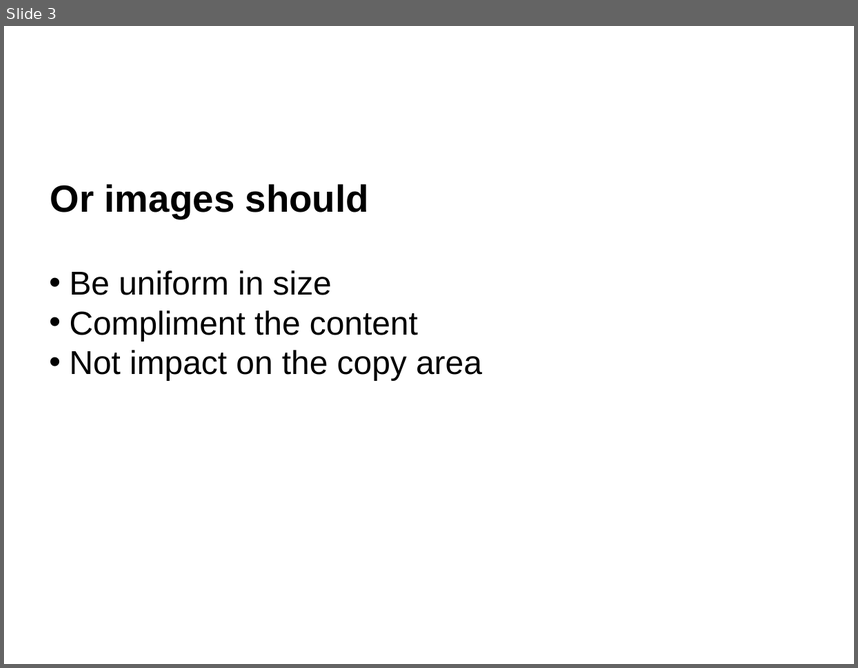
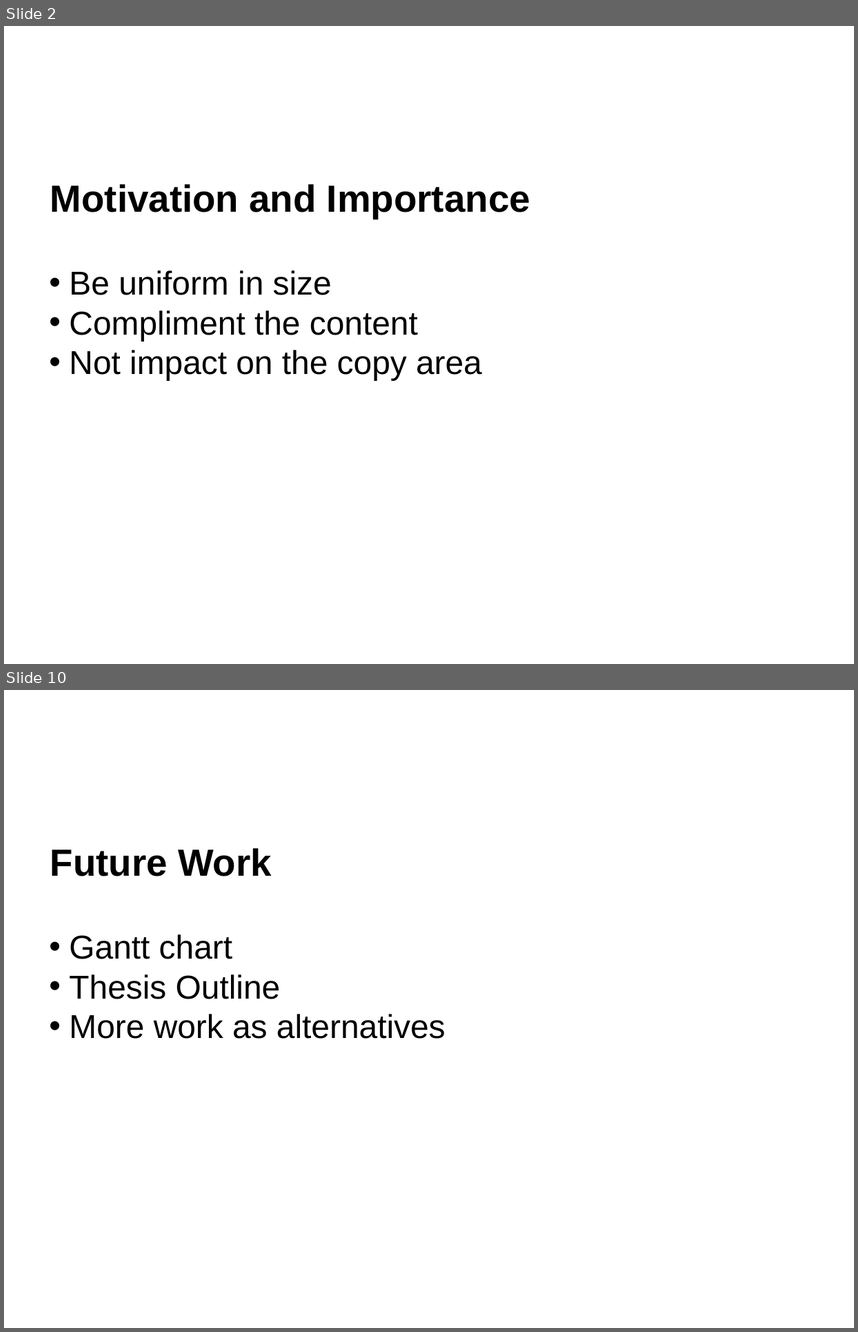
Before and after one commit to qian-liu/2nd_year_short_report, a slide deck: 2nd_year_int.pptx. Shown one above the other, each under a label of ours: slide 3 before the commit, slides 2 and 10 after it; the slides between them are not shown. The pictures are 858x668 and 858x1332 pixels, drawn with LibreOffice and Linux fonts; fonts in the diff are those of the drawing; background and template pictures are left out. Boxes give left, top, right and bottom in pixels: in the first picture for what was removed or moved away, otherwise in the second. Text is boxed around its words. In the diff, an @@ line names an element or a change of style, - is before the commit and + after.

```diff
--- a/2nd_year_int.pptx
+++ b/2nd_year_int.pptx
@@ slide 10 added at (4,690,854,1328), background #FFFFFF @@
@@ text added at (50,848,272,876), 32 pt, text #000000, bold @@
+Future Work
@@ text added at (69,934,446,1038), 28 pt, text #000000 @@
+• Gantt chart
+• Thesis Outline
+• More work as alternatives
@@ what was slide 3 is now slide 2 @@
@@ slide 2 changed as well @@
@@ text at (50,184,530,219): text changed @@
-Or images should
+Motivation and Importance
```
Also in this commit, not shown: 1 other slide changed, 8 other slides added, 2 slides removed, 41 other files.
